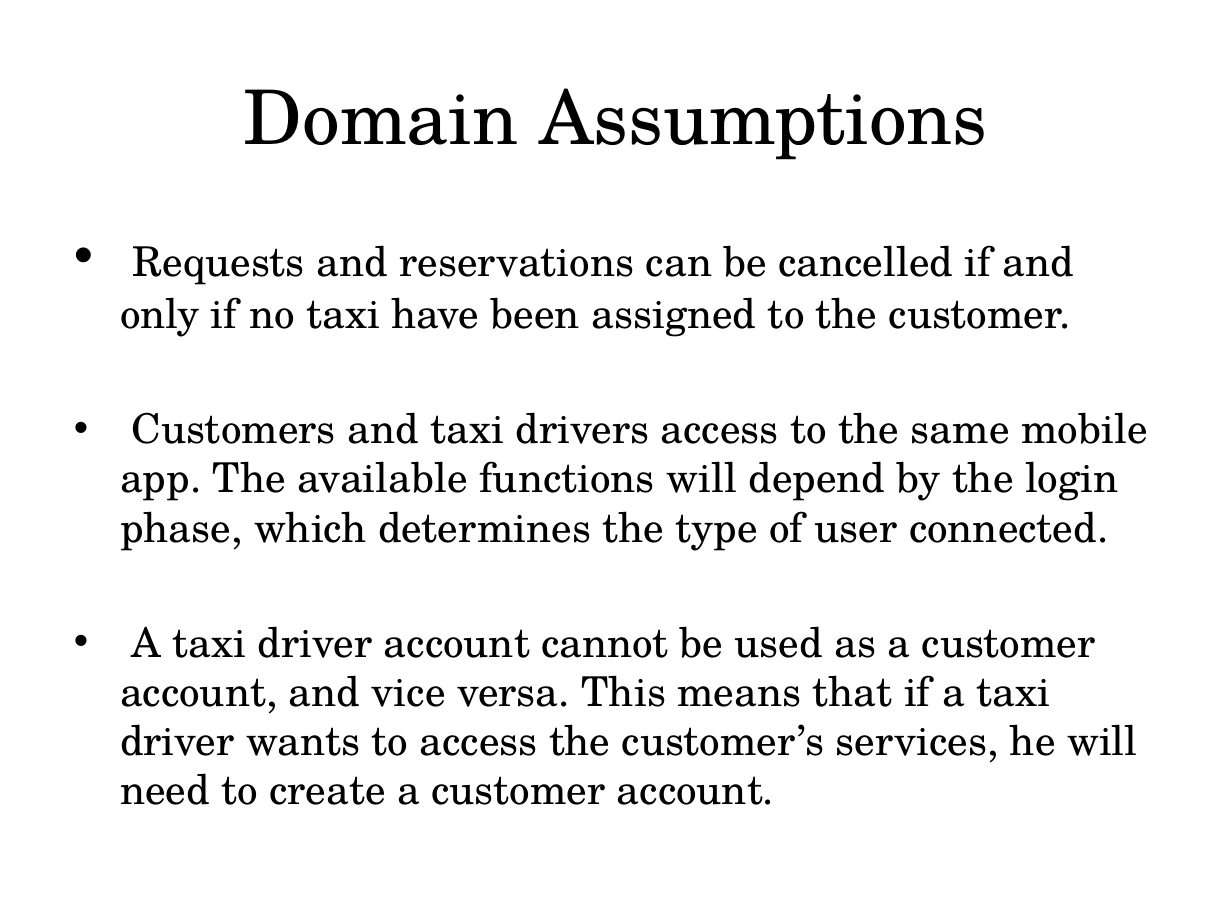
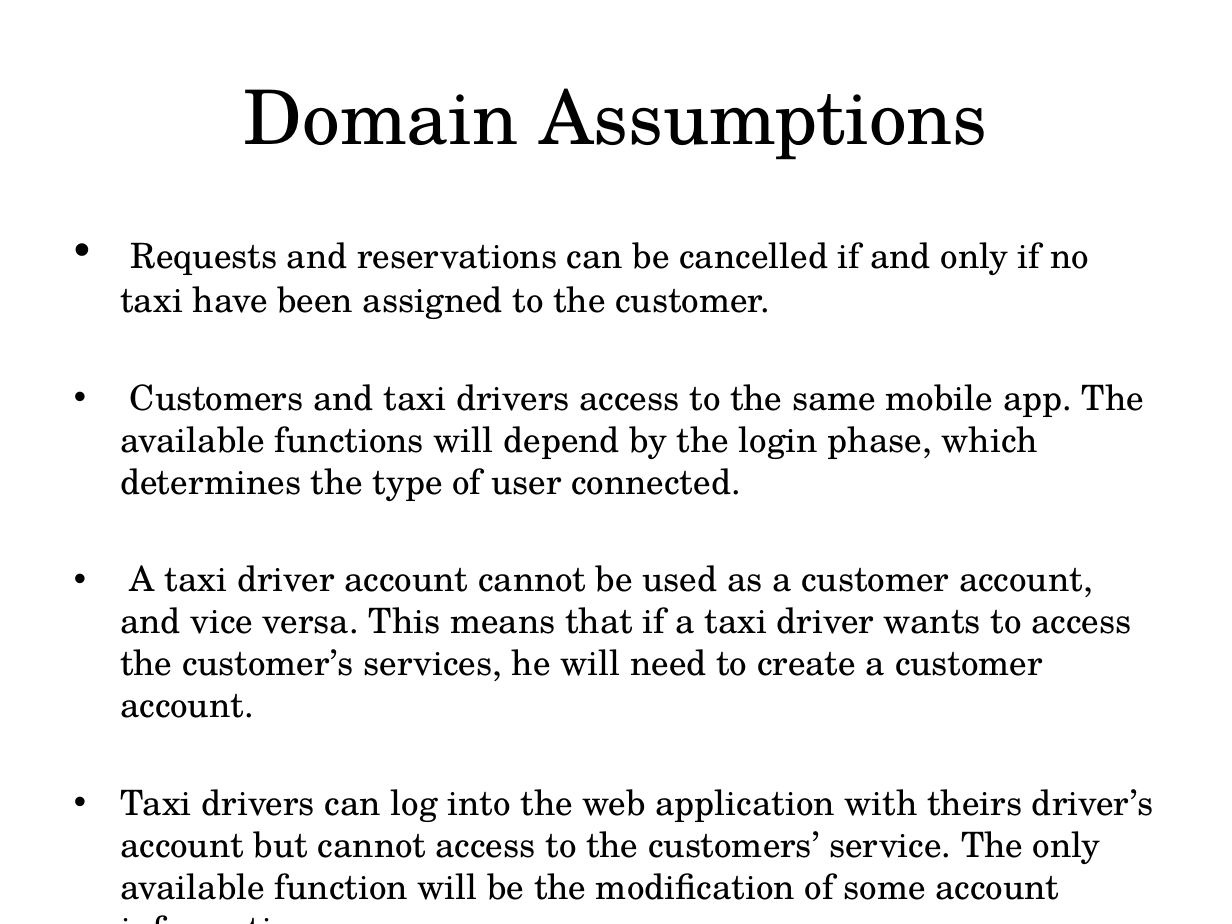
Before and after one commit to MarcoRomani/myTaxyService-SE2-PozziRomani, a slide deck: slide 9 of OtherStuff/Presentation/assumptions + definitions + overall description.pptx. Drawn at 1232x924 pixels with LibreOffice and Linux fonts; fonts in the diff are those of the drawing. Boxes give left, top, right and bottom in pixels: in the first picture for what was removed or moved away, otherwise in the second. Text is boxed around its words. In the diff, an @@ line names an element or a change of style, - is before the commit and + after.

Commit message:
presentation updates

```diff
--- a/OtherStuff/Presentation/assumptions + definitions + overall description.pptx
+++ b/OtherStuff/Presentation/assumptions + definitions + overall description.pptx
@@ text at [120,242,1144,718]: size 24 to 20.4 pt in "Requests and reservations can be cancelled if ...", "Customers and taxi drivers access to the ...", "A taxi driver account cannot be used ..." @@
@@ text at [120,789,1153,900]: paragraph added @@
+• Taxi drivers can log into the web application with theirs driver’s account but cannot access to the customers’ service. The only available function will be the modification of some account information.
```
Also in this commit, not shown: 7 other slides changed, 5 other files.
